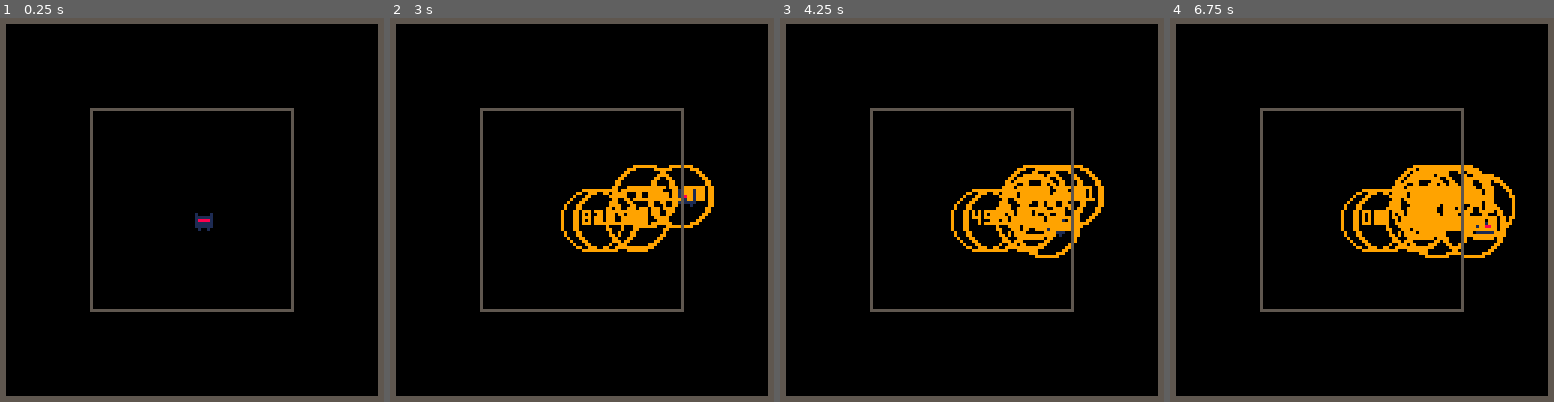
Above: before the commit, frames 1-4 (left to right).
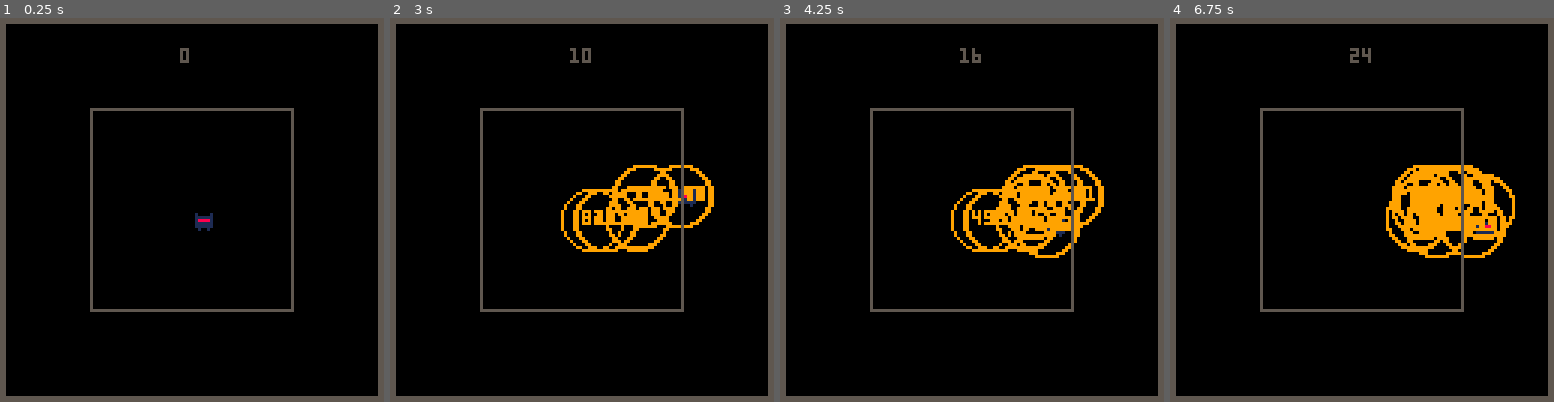
Above: after the commit, the same moments.

Repository: ncalbrix/pico8-tests
Game: PICO-8 cartridge obj_player.p8
Two runs of this game, one before a commit and one after it. Both use one fixed random seed, a clock stepped at 60 frames per second and the inputs below.
Inputs:
- Up to frame 1 (0.25 s): no input
- Up to frame 2 (3 s): tap O (Z key) at 0.7, 1.7, 2.1, 2.5, 2.9 s; hold Right 1.6-2.1 s; hold Up 2.15-2.42 s; hold Right from 2.47 s (still down)
- Up to frame 3 (4.25 s): release Right at 3.03 s; hold Left 3.08-3.58 s; tap O (Z key) at 3.3, 3.7, 4.1 s; hold Down 3.63-3.97 s; hold Right from 4.02 s (still down)
- Up to frame 4 (6.75 s): tap O (Z key) every 0.4 s from 4.5 to 6.5 s; release Right at 4.68 s; hold Up 4.73-5.03 s; hold Left 5.08-5.68 s; hold Down 5.73-6.03 s; hold Right 6.08-6.58 s; hold Right from 6.63 s (still down)

The runs differ from the first frame. In frame 1, less than 0.1% of the frame differs, in the area x 46-50%, y 7-12%; in frame 2, 0.1%; in frame 3, 0.1%; in frame 4, 1.0%, in the area x 44-65%, y 7-61%.

Commit message:
[Issue #1] Add force-fields lifetime, add debugging info on screen

Diff:
--- a/obj_player.p8
+++ b/obj_player.p8
@@ -8,6 +8,7 @@
 
 function _draw()
 	bckgrnd()
+ print(player:nb_ffs(),60, 10, 5)
 	player:draw()
 	foregrnd()
 end
@@ -40,9 +41,16 @@
 	end,
 
 
+	nb_ffs=function(self)
+		return #self.ffs
+	end,
+
 	update_ffs=function(self)
 		for ff in all(self.ffs) do
 			ff:update()
+			if (ff.life == 0) then
+				del(self.ffs, ff)
+			end
 		end
 	end,
 
